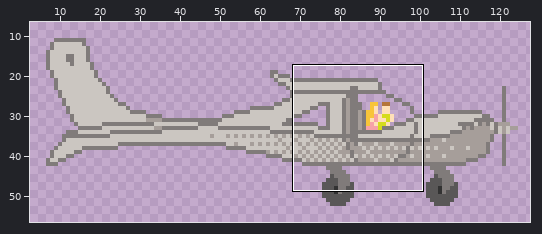
One commit to this pixel-art file: _graphics/Intro/Plane.aseprite. The first picture is a wide view before the edit; the outline marks the close-up.
Close-up. Old version:
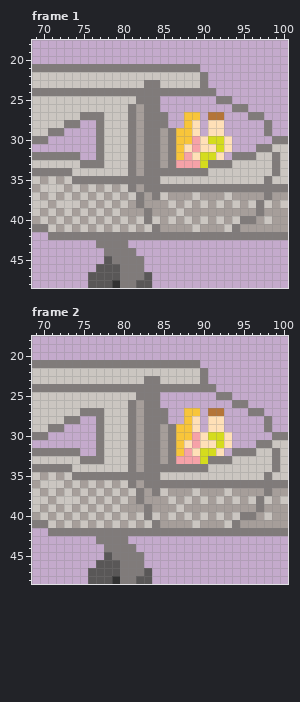
128x64 pixels, 2 frames. Shown: frame 1: x 69..100, y 18..48; frame 2: x 69..100, y 18..48. The wide view leaves out empty margins.
After the commit:
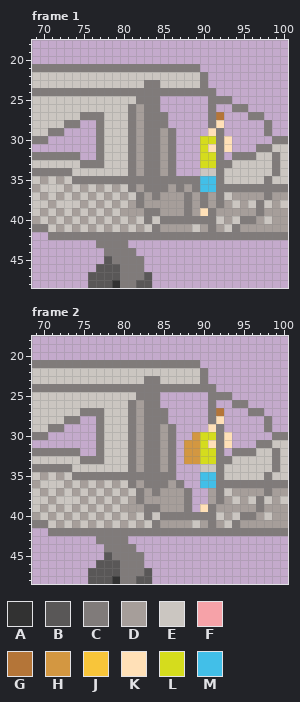
Palette (. is transparent): A #323232  B #595757  C #807b7a  D #a69e9a  E #cbc6c1  F #f6a2a8  G #b47538  H #d39741  J #f8c53a  K #ffe0b7  L #d5dc1d  M #42bfe8
From the commit log: Added open plane and empty plane sprites.
Changes in this commit:
layer "Layer 1" added
layer "Passengers/Woman" now hidden
layer "Plane/Shape" now hidden
layer "Plane Open/Shape" added
Frame 1:
y 25..26: x 91 . -> C
y 27: x 88..89 JJ -> ..; x 91 G -> C
y 28: x 88..89 JK -> ..; x 91 K -> C
y 29: x 87..89 JJK -> ...; x 92 K -> C
y 30: x 87..90 JJFK -> ...L; x 92 L -> C
y 31: x 87..90 JKFK -> ...L; x 92 L -> C
y 32: x 87..89 JFK -> ...; x 92 K -> C
y 33: x 87..89 FFF -> ...; x 91 C -> L
y 34: x 85 C -> D; x 87..90 CCCC -> ...E; x 92 E -> C
y 35: x 85..92 EEEEEEEE -> CCCCCMMC
y 36: x 86 C -> D; x 88 C -> D; x 90..91 CC -> MM
y 37: x 85 E -> D; x 88..90 DED -> CDC; x 92 D -> C
y 38: x 86 E -> D; x 88 E -> C; x 90 E -> C; x 92 E -> C
y 39: x 84 D -> C; x 87..88 ED -> DC; x 90..91 DD -> KC
y 40: x 85..91 DEDEDED -> CCCCCCC
y 41: x 91 D -> C
Frame 2:
y 25..26: x 91 . -> C
y 27: x 88..89 JJ -> ..; x 91 G -> C
y 28: x 88..89 JK -> ..; x 91 K -> C
y 29: x 87..89 JJK -> ...; x 92 K -> C
y 30: x 87..90 JJFK -> ..HL; x 92 L -> C
y 31: x 87..90 JKFK -> .HHL; x 92 L -> C
y 32: x 87..89 JFK -> .HH; x 92 K -> C
y 33: x 87..89 FFF -> .HH; x 91 C -> L
y 34: x 85 C -> D; x 87..90 CCCC -> ...E; x 92 E -> C
y 35: x 85..92 EEEEEEEE -> CC...MMC
y 36: x 86 C -> D; x 88..91 CCCC -> ..MM
y 37: x 85 E -> D; x 88..90 DED -> C..; x 92 D -> C
y 38: x 86 E -> D; x 88..90 EDE -> C..; x 92 E -> C
y 39: x 84 D -> C; x 87..91 EDDDD -> DC.KC
y 40: x 85..91 DEDEDED -> CCCCCCC
y 41: x 91 D -> C
Pixel boxes of the changes (left, top, right, bottom) in both close-ups:
changed: (152, 96, 224, 232)
changed: (152, 392, 224, 528)
